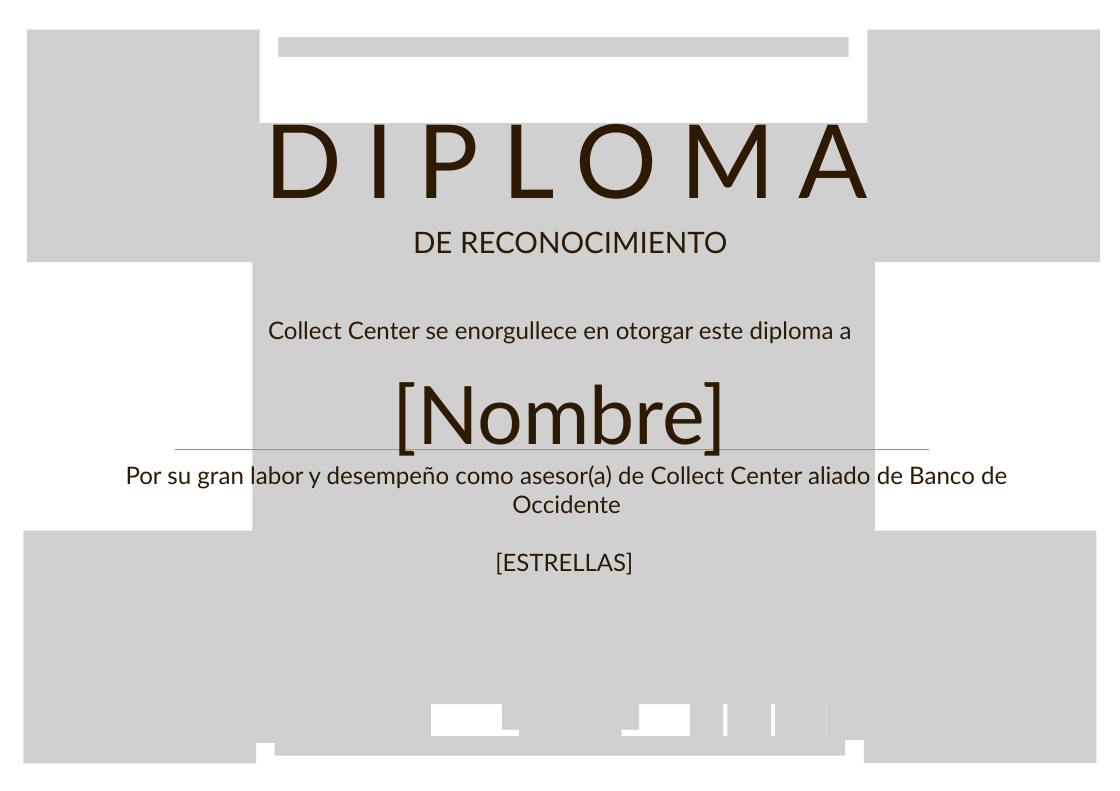
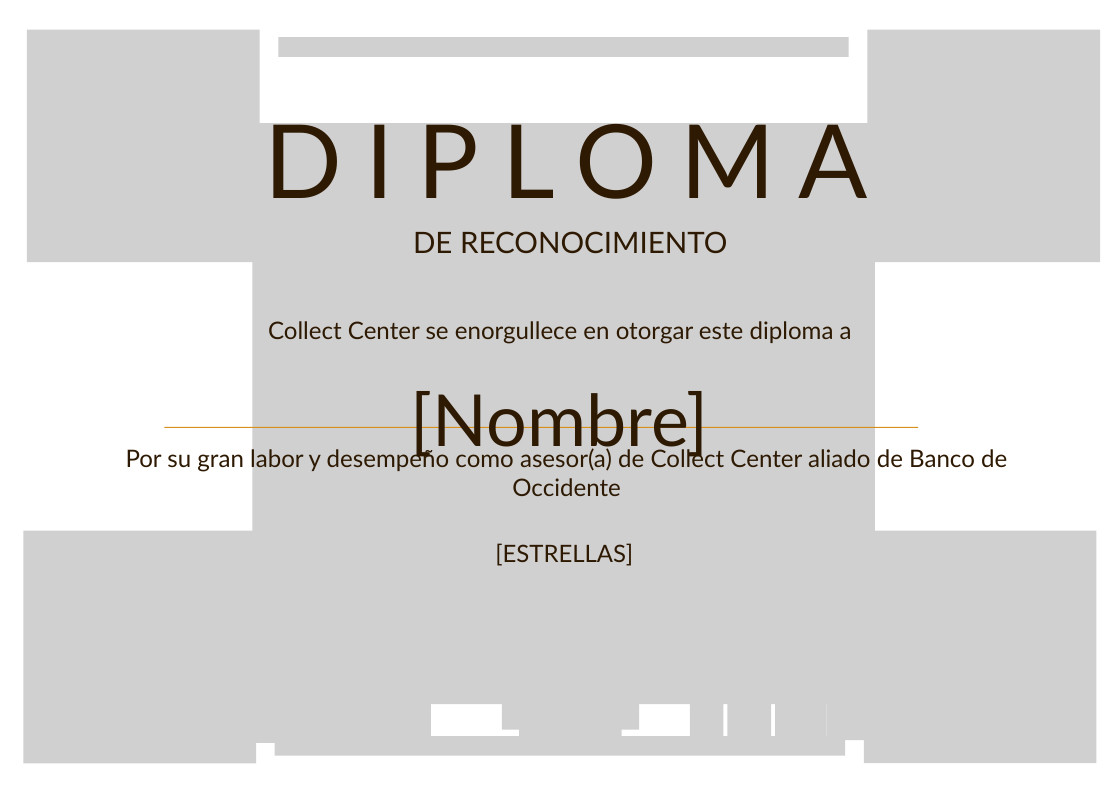
Before and after one commit to JuanSolo36/CollectCertificate, a slide deck: slide 1 of Certificado Diploma Premio.pptx. Drawn at 1120x791 pixels with LibreOffice and Linux fonts; fonts in the diff are those of the drawing; grey boxes stand for pictures; background and template pictures are left out. Boxes give left, top, right and bottom in pixels: in the first picture for what was removed or moved away, otherwise in the second. Text is boxed around its words. In the diff, an @@ line names an element or a change of style, - is before the commit and + after.

```diff
--- a/Certificado Diploma Premio.pptx
+++ b/Certificado Diploma Premio.pptx
@@ text "[Nombre]" at (411, 391, 709, 460): size 60.7 to 54 pt @@
@@ text "Por su gran labor y ...": place and size @@
-text "Por su gran labor y ..." at (126, 462, 1007, 513)
+text "Por su gran labor y ..." at (126, 446, 1007, 496)
@@ line moved from (175, 450) - (929, 450) to (165, 428) - (919, 428) @@
@@ text "[ESTRELLAS]": place and size @@
-text "[ESTRELLAS]" at (495, 552, 633, 575)
+text "[ESTRELLAS]" at (495, 543, 633, 566)
```
Also in this commit, not shown: 14 other files.
